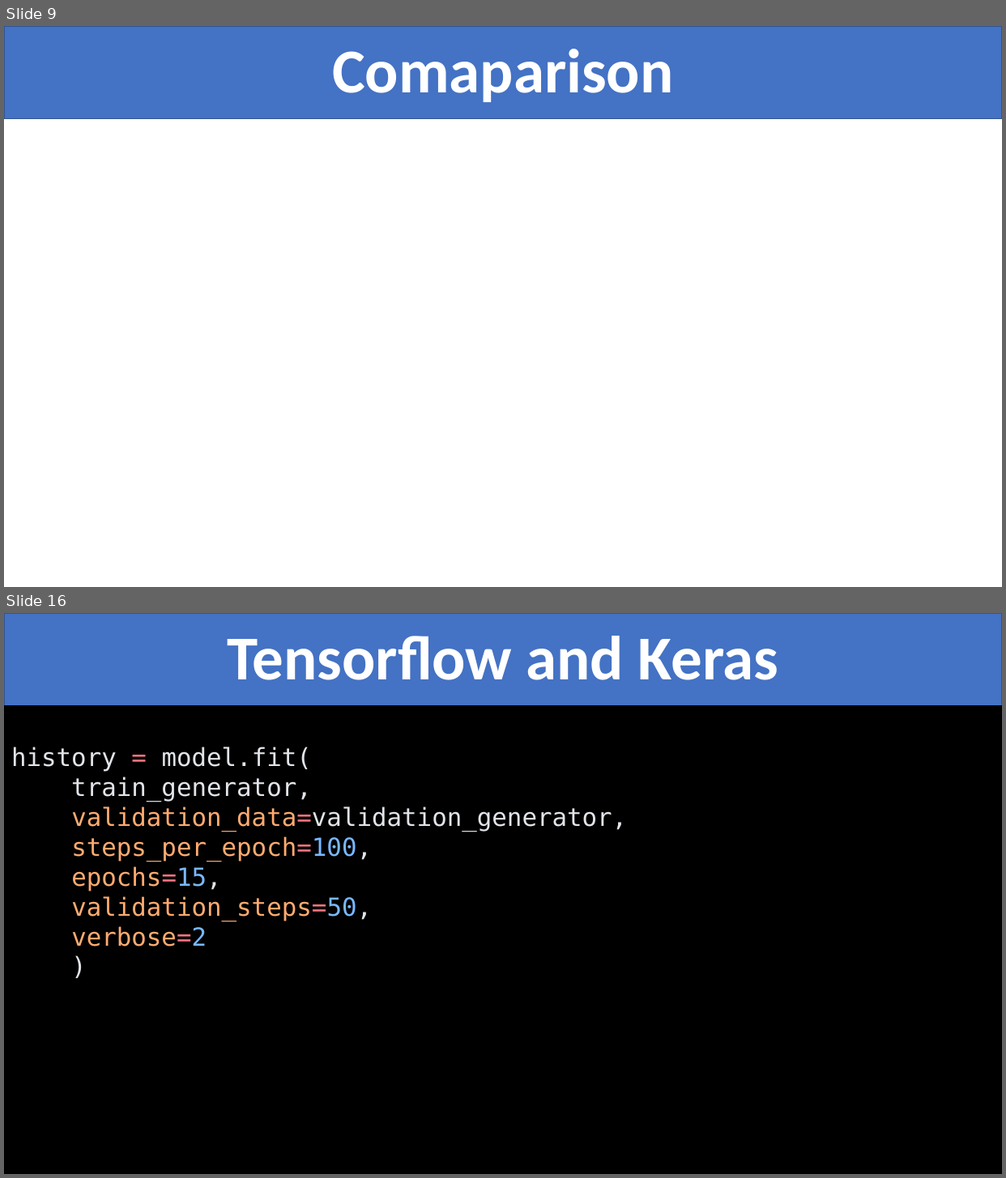
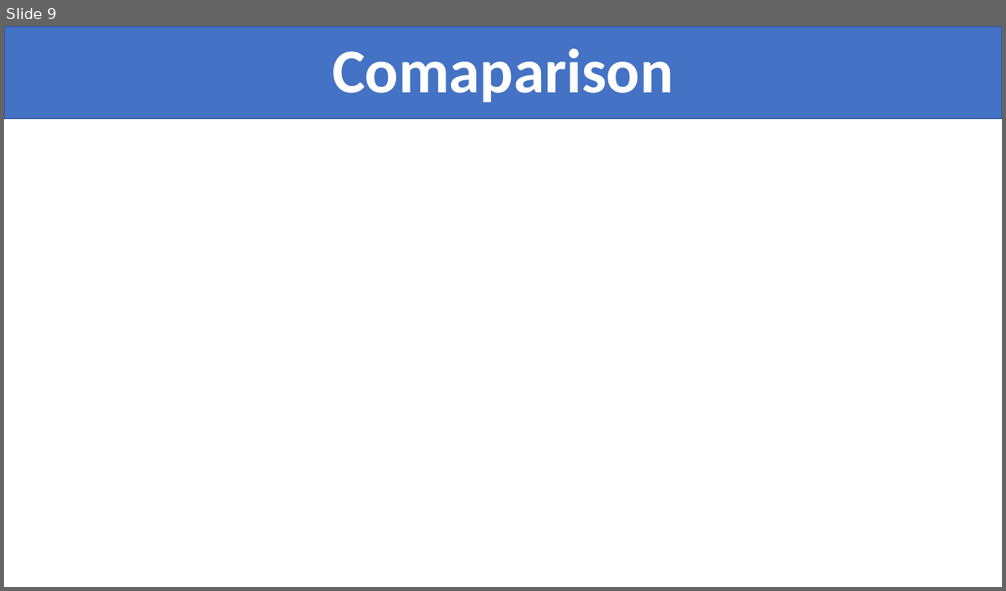
Before and after one commit to VinhDevNguyen/Tensorflow_Seminar, a slide deck: Template/Slide_Template.pptx. Shown one above the other, each under a label of ours: slides 9 and 16 before the commit, slide 9 after it; the slides between them are not shown. The pictures are 1006x1178 and 1006x591 pixels, drawn with LibreOffice and Linux fonts; fonts in the diff are those of the drawing. Boxes give left, top, right and bottom in pixels: in the first picture for what was removed or moved away, otherwise in the second. Text is boxed around its words. In the diff, an @@ line names an element or a change of style, - is before the commit and + after.

```diff
--- a/Template/Slide_Template.pptx
+++ b/Template/Slide_Template.pptx
@@ slide 16 removed at (4,613,1002,1174), background #FFFFFF @@
@@ rectangle removed at (4,613,1002,705) @@
@@ text removed at (227,636,779,680) @@
-Tensorflow and Keras
@@ rectangle removed at (4,706,1002,1174) @@
@@ text removed at (11,747,627,947) @@
-history = model.fit(
-train_generator,
-validation_data=validation_generator,
-steps_per_epoch=100,
-epochs=15,
-validation_steps=50,
-verbose=2
-)
```
Also in this commit, not shown: 10 other slides removed.
